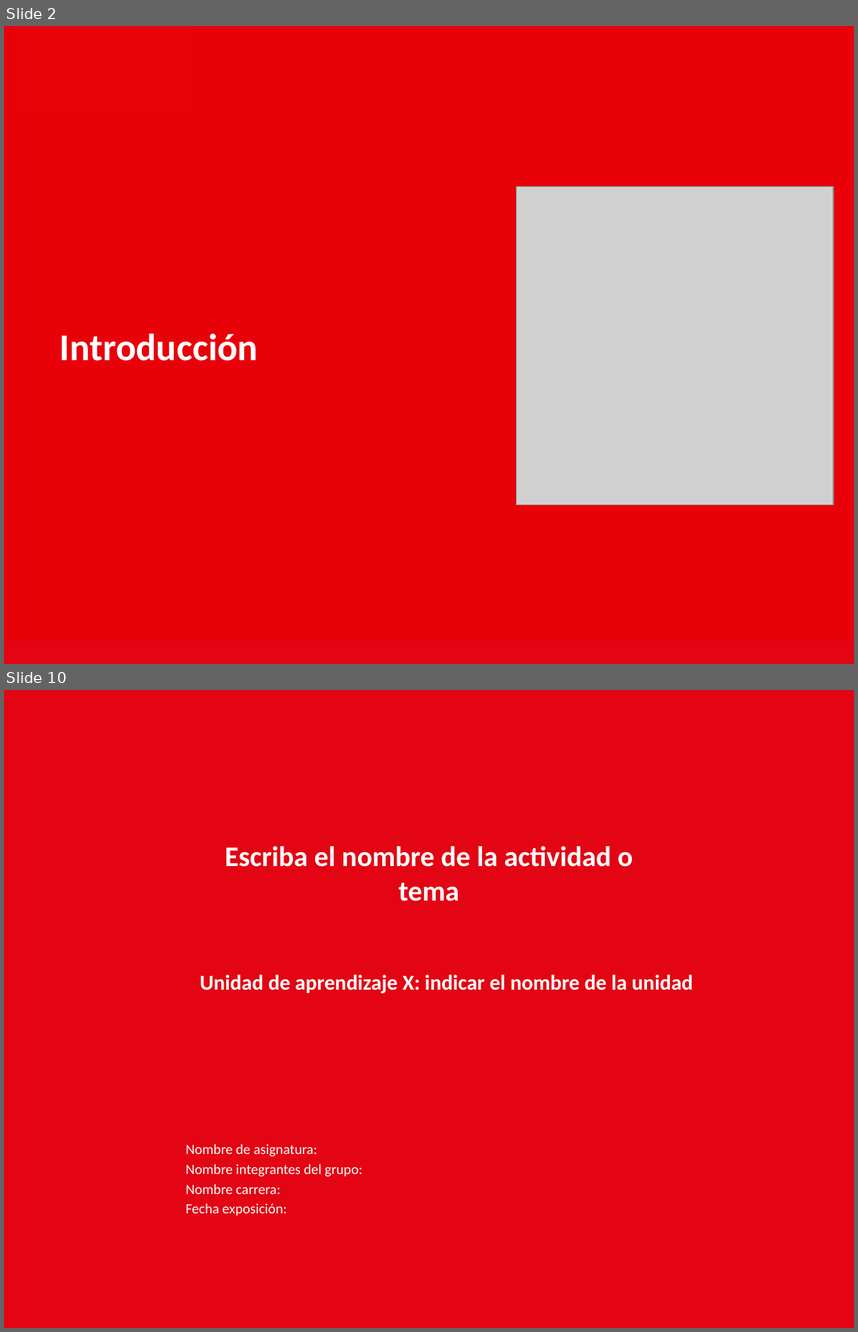
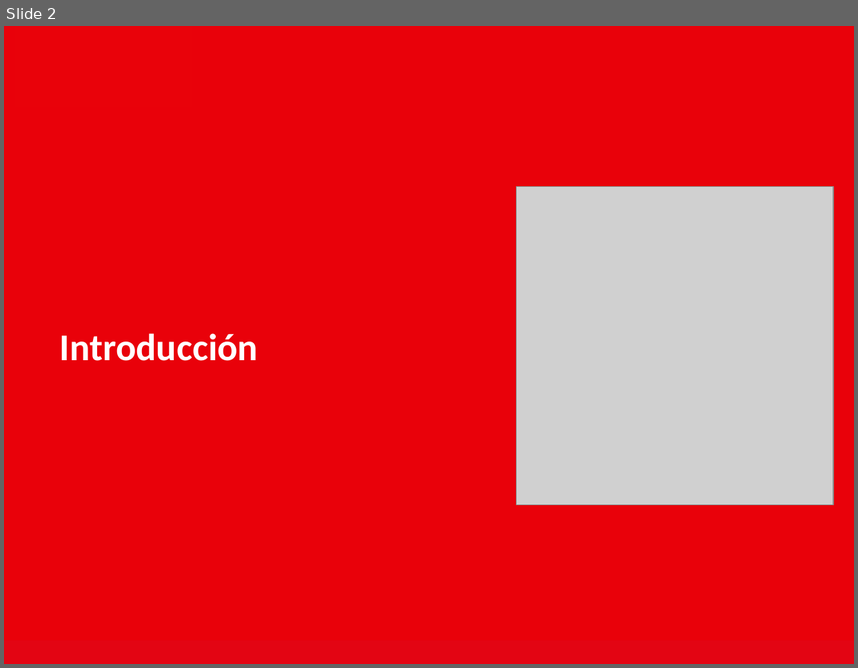
Before and after one commit to AdNNNN/inacap.2019, a slide deck: trabajos.inacap.2019/Seguridad y auditoria informática/Unidad 3/Planilla Editable.pptx. Shown one above the other, each under a label of ours: slides 2 and 10 before the commit, slide 2 after it; the slides between them are not shown. The pictures are 858x1332 and 858x668 pixels, drawn with LibreOffice and Linux fonts; fonts in the diff are those of the drawing; grey boxes stand for pictures; background and template pictures are left out. Boxes give left, top, right and bottom in pixels: in the first picture for what was removed or moved away, otherwise in the second. Text is boxed around its words. In the diff, an @@ line names an element or a change of style, - is before the commit and + after.

```diff
--- a/trabajos.inacap.2019/Seguridad y auditoria informática/Unidad 3/Planilla Editable.pptx
+++ b/trabajos.inacap.2019/Seguridad y auditoria informática/Unidad 3/Planilla Editable.pptx
@@ slide 10 removed at <box>4,690,854,1328</box>, background #E30513 @@
@@ title removed at <box>225,846,633,901</box> @@
-Escriba el nombre de la actividad o tema
@@ subtitle removed at <box>200,974,693,994</box> @@
-Unidad de aprendizaje X: indicar el nombre de la unidad
@@ text removed at <box>185,1143,363,1216</box> @@
-Nombre de asignatura:
-Nombre integrantes del grupo:
-Nombre carrera:
-Fecha exposición:
```
Also in this commit, not shown: 3 slides changed, 10 slides added, 5 other slides removed, 12 other files.
